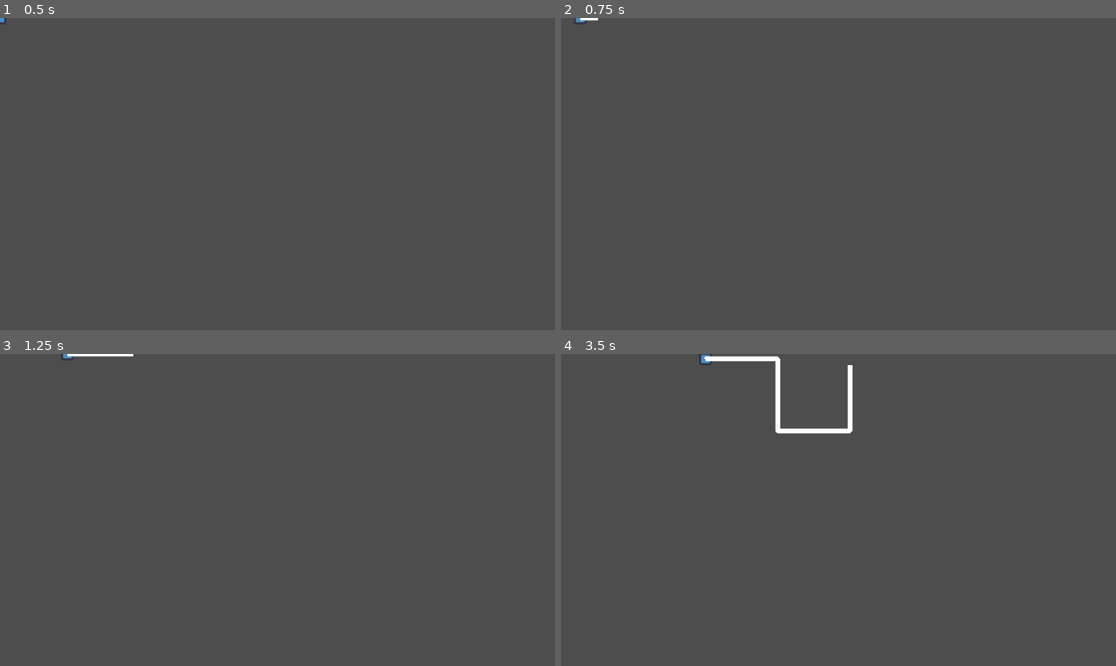
Above: before the commit, frames 1-4 (two rows, left to right).
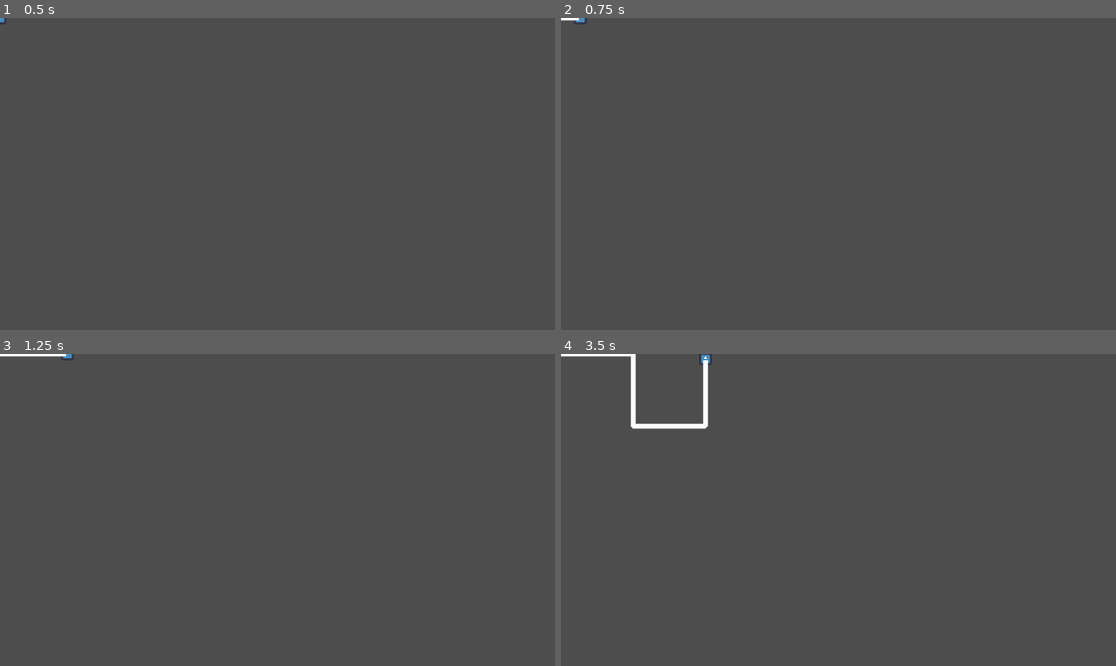
Above: after the commit, the same moments.

Repository: iguessfive/GMTK-Game-Jam
Game: Godot game, scene res://gameplay/ouroborus_game.tscn
Same seed, same stepped clock (60 frames per second), same inputs: the game is played once before the commit and once after it. The project has no main scene, so this scene is started directly. The engine's default icon, where the game draws it, is replaced by a stand-in: a white triangle on a blue panel in a dark square.
Inputs:
- Up to frame 1 (0.5 s): no input
- Up to frame 2 (0.75 s): tap Enter at 0.5 s; hold D (move_right) from 0.53 s (still down); hold Space (throw) from 0.53 s (still down)
- Up to frame 3 (1.25 s): keep holding D (move_right); keep holding Space (throw)
- Up to frame 4 (3.5 s): release D (move_right) at 1.28 s; release Space (throw) at 1.28 s; hold S (move_down) 1.28-2.03 s; tap Space (throw) at 1.35, 2.85 s; hold D (move_right) 2.03-2.78 s; hold Space (throw) 2.03-2.78 s; hold W (move_up) from 2.78 s (still down)

Frame 1 is identical in both runs. In frame 2, less than 0.1% of the frame differs, in the area x 0-7%, y 0-1%; in frame 3, 0.2%; in frame 4, 1.7%, in the area x 0-53%, y 0-26%.

Commit message:
fixed the weird feature, needed to anchor the body

Diff:
--- a/gameplay/body_2d.gd
+++ b/gameplay/body_2d.gd
@@ -9,5 +9,5 @@
 	global_position = Vector2(0,0)
 	global_rotation = 0
 
-	point = get_parent().global_position
+	point = get_parent().global_position # of type `window` when run on its own scene
 	add_point(point)
--- a/gameplay/body_2d.tscn
+++ b/gameplay/body_2d.tscn
@@ -1,6 +1,6 @@
 [gd_scene load_steps=3 format=3 uid="uid://cuuedp7osi2rm"]
 
-[ext_resource type="Script" uid="uid://dv6ac0s0rsywx" path="res://body_2d.gd" id="1_8gy4m"]
+[ext_resource type="Script" uid="uid://dv6ac0s0rsywx" path="res://gameplay/body_2d.gd" id="1_8gy4m"]
 
 [sub_resource type="SegmentShape2D" id="SegmentShape2D_8gy4m"]
 
--- a/gameplay/main.tscn
+++ b/gameplay/main.tscn
@@ -9,3 +9,5 @@
 position = Vector2(42, 41)
 
 [node name="Body2D" parent="player" instance=ExtResource("2_h2yge")]
+
+[editable path="player/Body2D"]
--- a/gameplay/ouroborus_game.tscn
+++ b/gameplay/ouroborus_game.tscn
@@ -5,3 +5,5 @@
 [node name="OuroborusGame" type="Node2D"]
 
 [node name="Snake" parent="." instance=ExtResource("1_j3373")]
+
+[editable path="Snake"]
--- a/gameplay/snake.gd
+++ b/gameplay/snake.gd
@@ -5,8 +5,13 @@
 var point_current := Vector2()
 var direction := Vector2()
 
+@onready var head: Sprite2D = $Head
 @onready var persisent_body: Line2D = $PersistentBody
 @onready var points_travelled: Array = persisent_body.points
+@onready var anchor: Transform2D = $PersistentBody.transform
+
+func _process(delta: float) -> void:
+	persisent_body.global_transform = anchor
 
 @warning_ignore("unused_parameter")
 func _physics_process(delta: float) -> void:
@@ -14,5 +19,5 @@
 
 	if direction.length() > 0:
 		velocity = direction * speed
-		persisent_body.add_point(position)
+		persisent_body.add_point(head.global_position)
 		move_and_slide()
--- a/project.godot
+++ b/project.godot
@@ -19,21 +19,25 @@
 move_left={
 "deadzone": 0.2,
 "events": [Object(InputEventKey,"resource_local_to_scene":false,"resource_name":"","device":-1,"window_id":0,"alt_press …(191 unchanged characters)…
+, Object(InputEventKey,"resource_local_to_scene":false,"resource_name":"","device":-1,"window_id":0,"alt_pressed":false,"shift_pressed":false,"ctrl_pressed":false,"meta_pressed":false,"pressed":false,"keycode":0,"physical_keycode":4194319,"key_label":0,"unicode":0,"location":0,"echo":false,"script":null)
 ]
 }
 move_right={
 "deadzone": 0.2,
 "events": [Object(InputEventKey,"resource_local_to_scene":false,"resource_name":"","device":-1,"window_id":0,"alt_press …(192 unchanged characters)…
+, Object(InputEventKey,"resource_local_to_scene":false,"resource_name":"","device":-1,"window_id":0,"alt_pressed":false,"shift_pressed":false,"ctrl_pressed":false,"meta_pressed":false,"pressed":false,"keycode":0,"physical_keycode":4194321,"key_label":0,"unicode":0,"location":0,"echo":false,"script":null)
 ]
 }
 move_up={
 "deadzone": 0.2,
 "events": [Object(InputEventKey,"resource_local_to_scene":false,"resource_name":"","device":-1,"window_id":0,"alt_press …(192 unchanged characters)…
+, Object(InputEventKey,"resource_local_to_scene":false,"resource_name":"","device":-1,"window_id":0,"alt_pressed":false,"shift_pressed":false,"ctrl_pressed":false,"meta_pressed":false,"pressed":false,"keycode":0,"physical_keycode":4194320,"key_label":0,"unicode":0,"location":0,"echo":false,"script":null)
 ]
 }
 move_down={
 "deadzone": 0.2,
 "events": [Object(InputEventKey,"resource_local_to_scene":false,"resource_name":"","device":-1,"window_id":0,"alt_press …(192 unchanged characters)…
+, Object(InputEventKey,"resource_local_to_scene":false,"resource_name":"","device":-1,"window_id":0,"alt_pressed":false,"shift_pressed":false,"ctrl_pressed":false,"meta_pressed":false,"pressed":false,"keycode":0,"physical_keycode":4194322,"key_label":0,"unicode":0,"location":0,"echo":false,"script":null)
 ]
 }
 throw={
